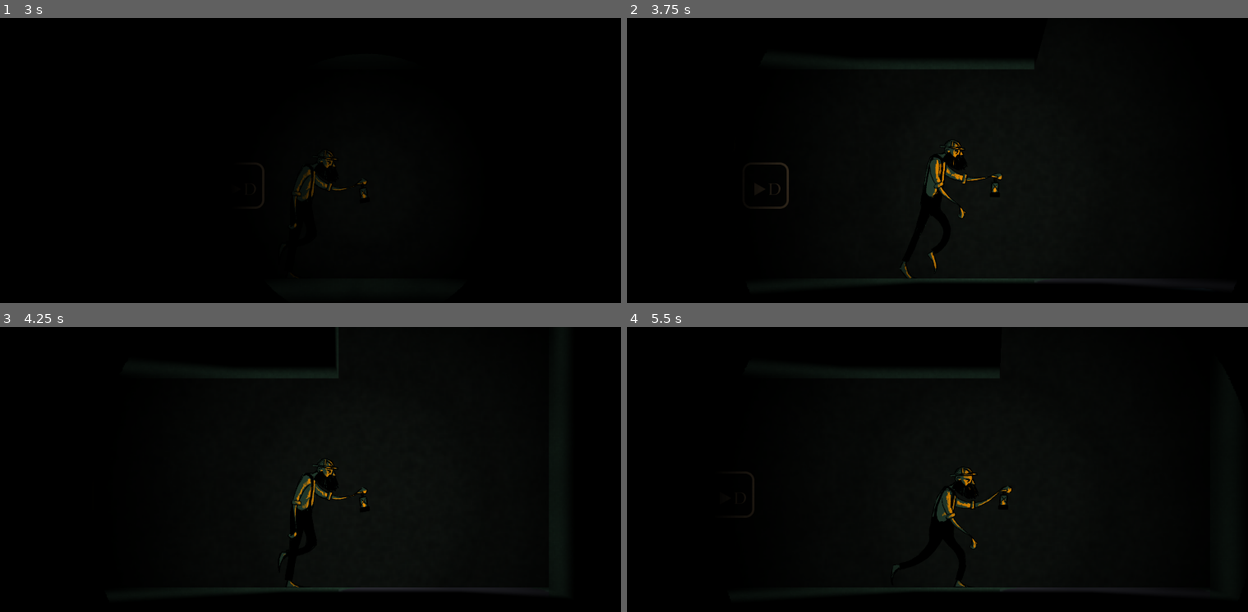
Above: before the commit, frames 1-4 (two rows, left to right).
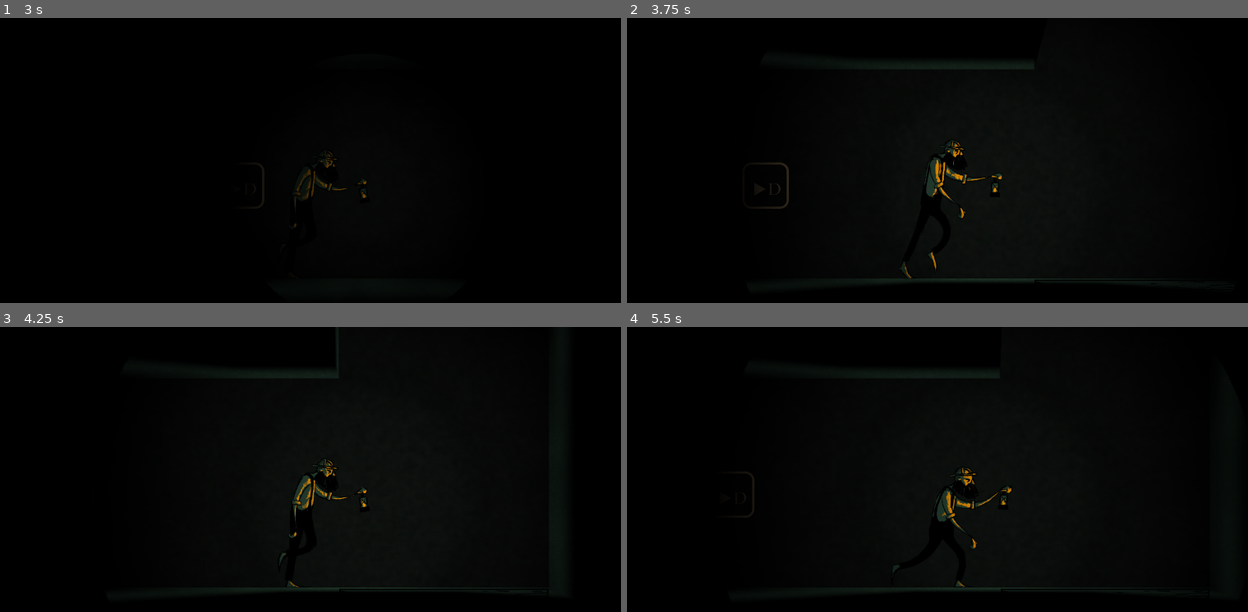
Above: after the commit, the same moments.

Repository: HedgeLizards/GGJ21
Game: Godot game, scene res://scenes/World.tscn
Same seed, same stepped clock (60 frames per second), same inputs: the game is played once before the commit and once after it. This scene is started directly instead of the project's main scene. The engine's default icon, where the game draws it, is replaced by a stand-in: a white triangle on a blue panel in a dark square. Sound files missing from this copy of the repository are replaced by a short silence.
Inputs (mouse positions are in pixels of both pictures, inside the frame that each line leads up to):
- Up to frame 1 (3 s): tap Enter at 0.5, 2 s; move the mouse to (471, 189) at 0.52 s; hold F (interact) 0.53-1.28 s; hold Right (right) 0.53-2.03 s; tap Up (up) at 0.77, 1.07, 1.52, 1.82 s; tap Space at 1.25 s; move the mouse to (192, 228) at 1.27 s; tap C (switch) at 1.35, 2.85 s; move the mouse to (391, 123) at 2.02 s; hold Left (left) 2.03-2.78 s; hold F (interact) 2.03-2.78 s; move the mouse to (291, 285) at 2.77 s; hold Right (right) from 2.78 s (still down)
- Up to frame 2 (3.75 s): keep holding Right (right); tap Up (up) at 3.02, 3.32 s; move the mouse to (1148, 265) at 3.52 s; hold F (interact) from 3.53 s (still down)
- Up to frame 3 (4.25 s): keep holding Right (right); keep holding F (interact); tap Up (up) at 3.77, 4.07 s
- Up to frame 4 (5.5 s): move the mouse to (757, 460) at 4.27 s; release Right (right) at 4.28 s; release F (interact) at 4.28 s; hold Left (left) 4.28-5.03 s; tap C (switch) at 4.35 s; tap Up (up) at 4.52, 4.82 s; move the mouse to (987, 517) at 5.02 s; hold Right (right) from 5.03 s (still down); hold F (interact) from 5.03 s (still down)

Frame 1 is identical in both runs. In frame 2, less than 0.1% of the frame differs, in the area x 65-83%, y 91-93%; in frame 3, less than 0.1%, in the area x 54-89%, y 91-93%; in frame 4, less than 0.1%.

Commit message:
Changed Elevator sprite

Diff:
--- a/scenes/Elevator.tscn
+++ b/scenes/Elevator.tscn
@@ -1,7 +1,7 @@
 [gd_scene load_steps=5 format=2]
 
 [ext_resource path="res://scripts/Elevator.gd" type="Script" id=1]
-[ext_resource path="res://assets/icon.png" type="Texture" id=2]
+[ext_resource path="res://assets/Lift_platform.png" type="Texture" id=2]
 [ext_resource path="res://assets/sounds/ELEVATOR.wav" type="AudioStream" id=3]
 
 [sub_resource type="RectangleShape2D" id=1]
@@ -16,6 +16,8 @@
 scale = Vector2( 6, 1.5 )
 
 [node name="Sprite" type="Sprite" parent="Floor"]
+position = Vector2( 0, 5 )
+scale = Vector2( 0.053, 0.18 )
 texture = ExtResource( 2 )
 
 [node name="CollisionShape2D" type="CollisionShape2D" parent="Floor"]
Binary file added: assets/Lift_platform.png
Not shown, added: assets/Lift_platform.png.import
